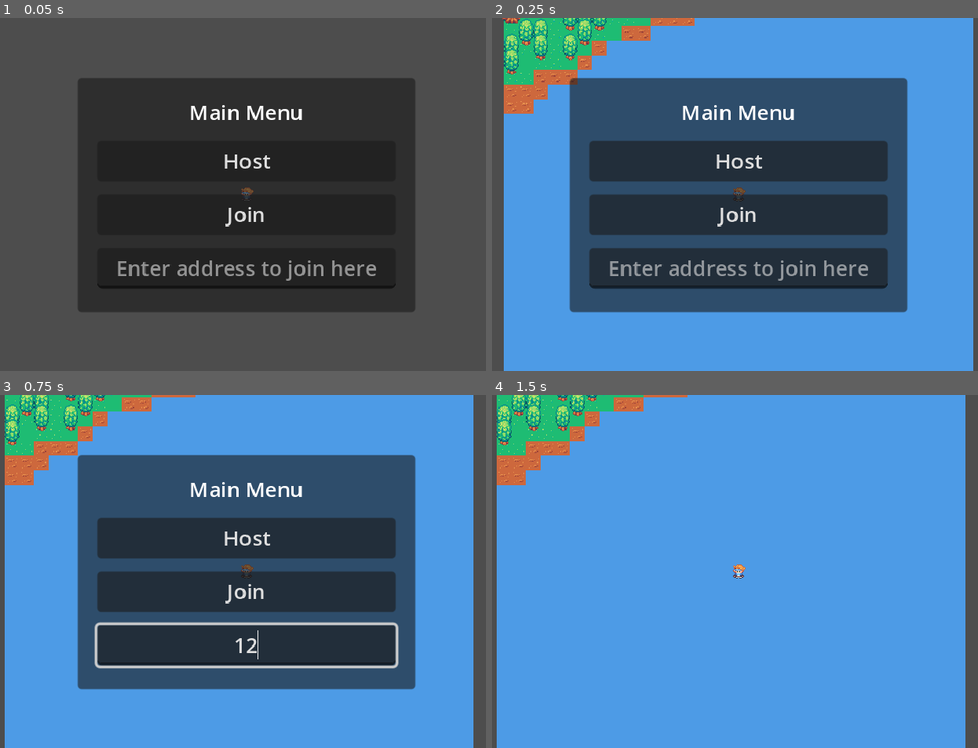
Above: before the commit, frames 1-4 (two rows, left to right).
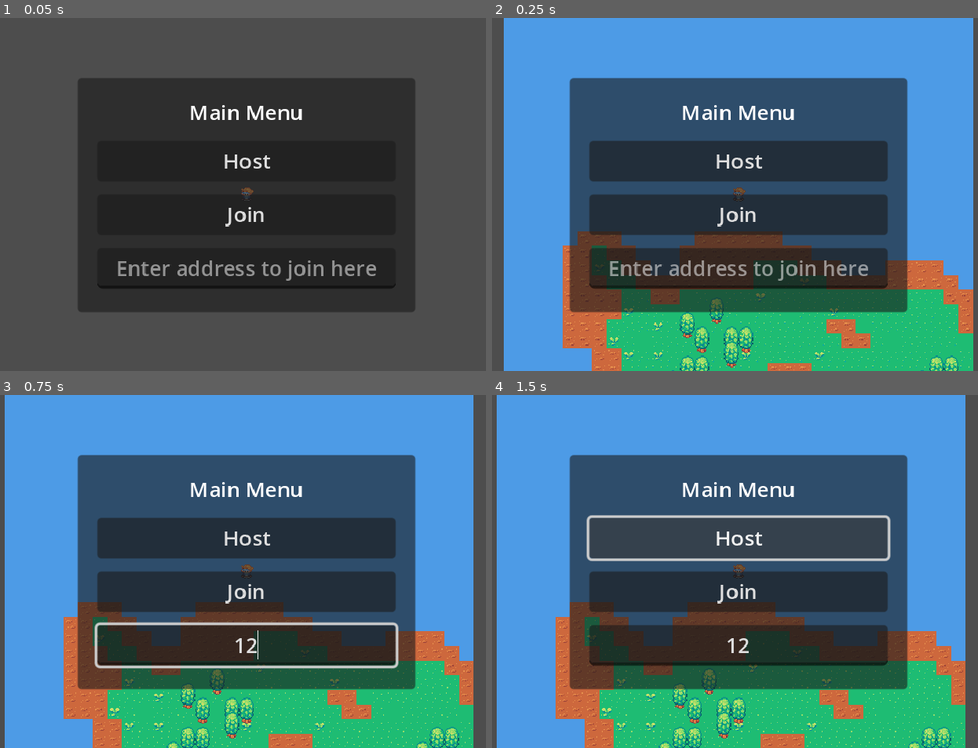
Above: after the commit, the same moments.

Repository: peterdays/flagoria
Game: Godot game, scene res://tile_map.tscn
The game is run twice, just before and just after one commit, with the same random seed, the same clock (stepped at 60 frames per second) and the same inputs.
Inputs (mouse positions are in pixels of both pictures, inside the frame that each line leads up to):
- Up to frame 1 (0.05 s): no input
- Up to frame 2 (0.25 s): no input
- Up to frame 3 (0.75 s): click (247, 645) at 0.52 s; type "12" at 0.6 s
- Up to frame 4 (1.5 s): click "Host" at 1.25 s

Frame 1 is identical in both runs. In frame 2, 31% of the frame differs, in the area x 2-100%, y 0-100%; in frame 3, 30%; in frame 4, 66%, in the area x 0-98%, y 0-100%.
Error after the commit: Parse Error: Expected indented block after function declaration. (res://Scripts/MainMenu.gd:16)

Commit message:
first iteration of the signals

Diff:
--- a/MainMenu.gd
+++ b/Scripts/MainMenu.gd
@@ -7,10 +7,15 @@
 const PORT = 9999
 var enet_peer = ENetMultiplayerPeer.new()
 
-func _unhandled_input(event):
-	if Input.is_action_just_pressed("quit"):
-		get_tree().quit()
+signal new_server_created
 
+#func _unhandled_input(event):
+#	if Input.is_action_just_pressed("quit"):
+#		get_tree().quit()
+
+func _ready():
+	#self.connect("new_server_created", get_node("../../worldMap"), update_world_seeds)
+	#self.connect("new_server_created", $worldMap, update_world_seeds)
 
 func _on_host_button_pressed():
 	main_menu.hide()
@@ -21,6 +26,9 @@
 
 	# adding the player
 	add_player(multiplayer.get_unique_id())
+	var world_seed = WorldSeeder.new()
+	print("signal emitted")
+	emit_signal("new_server_created", world_seed)
 
 func _on_join_button_pressed():
 	main_menu.hide()
@@ -28,7 +36,8 @@
 	enet_peer.create_client("localhost", PORT)
 	multiplayer.multiplayer_peer = enet_peer
 
+
 func add_player(peer_id):
 	var player = Player.instantiate()
 	player.name = str(peer_id)
-	add_child(player)
+	get_node("/root/World").add_child(player)
--- /dev/null
+++ b/Scripts/world_seeder.gd
@@ -0,0 +1,12 @@
+class_name WorldSeeder
+
+var alt_seed: int
+var moist_seed: int
+var temp_seed: int
+var items_chance: int
+
+func _init():
+	self.alt_seed = randi()
+	self.moist_seed = randi()
+	self.temp_seed = randi()
+	self.items_chance = randi()
--- a/TileMap.gd
+++ b/TileMap.gd
@@ -13,10 +13,6 @@
 
 # Called when the node enters the scene tree for the first time.
 func _ready():
-	moisture.seed = randi()
-	temperature.seed = randi()
-	altitude.seed = randi()
-	items_chance.seed = randi()
 	items_chance.frequency = 1
 
 # Called every frame. 'delta' is the elapsed time since the previous frame.
@@ -77,3 +73,11 @@
 		set_cell(1, pos_vec, 0, tile_vec)
 	elif moist > 0 and alt > 0.4 and chance > 0.3:
 		set_cell(1, pos_vec, 0, Vector2i(7, 0), )
+
+func update_world_seeds(seeds: WorldSeeder):
+	moisture.seed = seeds.moist_seed
+	temperature.seed = seeds.temp_seed
+	altitude.seed = seeds.alt_seed
+	items_chance.seed = seeds.items_chance
+
+	print("updated seeds")
--- a/character_body_2d.tscn
+++ b/character_body_2d.tscn
@@ -1,6 +1,6 @@
 [gd_scene load_steps=4 format=3 uid="uid://4h3b7gksl7a1"]
 
-[ext_resource type="Script" path="res://player.gd" id="1_yrrsj"]
+[ext_resource type="Script" path="res://Scripts/player.gd" id="1_npi18"]
 [ext_resource type="Texture2D" uid="uid://r2bouldhkmet" path="res://Sprites/Solaria Demo Pack Update 03/16x16/Sprites/Hero 01.png" id="2_lfruk"]
 
 [sub_resource type="RectangleShape2D" id="RectangleShape2D_5iwvh"]
@@ -9,7 +9,7 @@
 [node name="Player" type="CharacterBody2D"]
 y_sort_enabled = true
 texture_filter = 1
-script = ExtResource("1_yrrsj")
+script = ExtResource("1_npi18")
 
 [node name="CollisionShape2D" type="CollisionShape2D" parent="."]
 z_index = 10
--- a/tile_map.tscn
+++ b/tile_map.tscn
@@ -3,7 +3,7 @@
 [ext_resource type="Texture2D" uid="uid://b7hssjy0jtk8c" path="res://Sprites/Solaria Demo Pack Update 03/16x16/Tilesets/Solaria Demo Update 01.png" id="1_fyhia"]
 [ext_resource type="Script" path="res://TileMap.gd" id="2_nqexn"]
 [ext_resource type="PackedScene" uid="uid://4h3b7gksl7a1" path="res://character_body_2d.tscn" id="3_ii6sq"]
-[ext_resource type="Script" path="res://MainMenu.gd" id="4_yd6oj"]
+[ext_resource type="Script" path="res://Scripts/MainMenu.gd" id="4_gds65"]
 
 [sub_resource type="TileSetAtlasSource" id="TileSetAtlasSource_xxsyq"]
 texture = ExtResource("1_fyhia")
@@ -1125,7 +1125,7 @@
 offset_bottom = -45.0
 grow_horizontal = 2
 grow_vertical = 2
-script = ExtResource("4_yd6oj")
+script = ExtResource("4_gds65")
 
 [node name="MarginContainer" type="MarginContainer" parent="CanvasLayer/MainMenu"]
 layout_mode = 2
Renamed: player.gd -> Scripts/player.gd
Renamed: tile_map.gd -> Scripts/tile_map.gd
